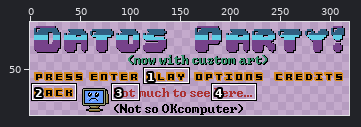
A pixel-art file gets an edit: res/textures/SpriteSheet.aseprite. The first picture is a wide view before the edit; the outline marks the close-up.
Close-up. Before the commit:
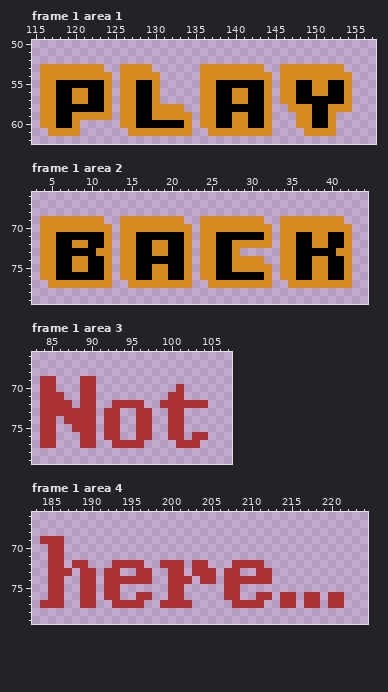
320x96 pixels, 2 frames. Shown: frame 1 area 1: x 115..157, y 50..62; frame 1 area 2: x 3..44, y 66..79; frame 1 area 3: x 83..107, y 66..79; frame 1 area 4: x 183..224, y 66..79. The old version is drawn lined up with the new one. The wide view leaves out empty margins. The commit also changed other frames or places, which this record leaves out.
Once edited:
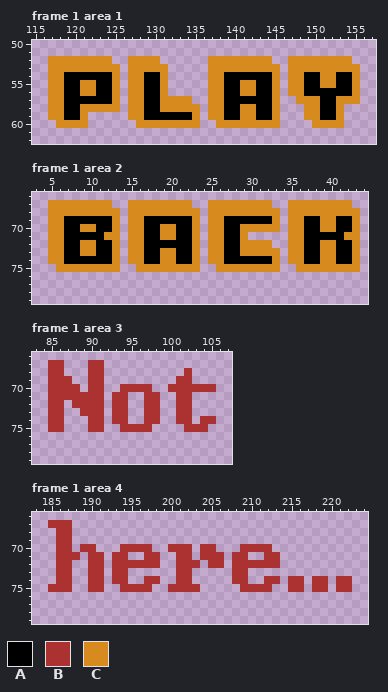
Palette (. is transparent): A #000000  B #ac3232  C #d78b1e
Change:
whole drawing moved by +4,+5 (the old picture is shown already moved)
Changed rows in their new state; - is an unchanged pixel.
Frame 1 area 1:
first column x 116:
52 -CCCCCCCC--CCCC------CCCCCCCC--CCCCCCCC-
53 .-------CC.---CC----.-------CC.-------CC
54 .--AAAAAAC.--AAC----.--AAAAAAC.--AA--AAC
55 .-C--CC-AC.-C-AC----.-C--CC-AC.-C-A-C-AC
56 .-C-A-C-AC.-C-AC----.-C-A-C-AC.-C-AA--AC
57 .-C-AA--AC.-C-ACCCC-.-C-AA--AC..CCC--C-C
58 .-C--CCC-C.-C-A---CC.-C--CC-AC-..-C-A-.-
59 .-C-A-...-.-C-AAAAAC.-C-A-C-AC--.-C-AC--
60 ..CC-C----..CCCCCC-C..CC--CC-C--..CC-C--
61 -....------........--........----....---
Frame 1 area 2:
first column x 4:
67 -CCCCCCCC--CCCCCCCC--CCCCCCCC--CCCCCCCC-
68 -CCCCCCCCC-CCCCCCCCC-CCCCCCCCC-CCCCCCCCC
69 .--AAAAAAC.--AAAAAAC.--AAAAAAC.--AA--AAC
70 .--AA--AAC.--AA--AAC.--AA----C.--AA--AAC
71 .-C------C.-C--CC-AC.-C--C...-.-C-AA---C
72 .-C-A-C-AC.-C-AA--AC.-C-A-----.-C-A-C-AC
73 .-C--CCAAC.-C-A-C-AC.-C-ACCCCC.-C--CCAAC
74 .-C-AA--AC.-C--CC-AC.-C-AAAAAC.-C-A-C-AC
75 ..CC--CC-C..CC--CC-C..CC-----C..CC--CC-C
76 .........-.........-.........-.........-
77 -........--........--........--........-
Frame 1 area 3:
first column x 84:
67 -BB---BB--------------
68 -BB---BB----------B---
69 .-BB-.-B---------BB---
70 .-BBB.-B--BBBB--B-BBBB
71 .--BB--B-BB--BB-.-B---
72 .--.B--B---..BB..--..-
73 .--..--B.-B-.-B-.-B---
74 .-B...-B.-B-.-B-.-B-BB
75 .-B-..-B..BB----..BBB-
76 ..---..-..--..--..-..-
77 ..---..--....----...--
Frame 1 area 4:
first column x 184:
67 -BBB-----------------------------------
68 --BB-----------------------------------
69 ..-B-----------------------------------
70 -.-B-BB---BBBB--BBB-BB---BBBB----------
71 -.-BB-BB-BB--BB--BB-BBB-BB--BB---------
72 -.-B..BB-----BB..-B-.BB-----BB---------
73 -.---.-B.-B-..--.-B...-.-B-..----------
74 -.-B-.-B.--..-B-.---..-.--..-B-BB-BB-BB
75 ---B-.-B..BBBB----BB---..BBBB--BB-BB-BB
76 -..--..-..--..--..-----..--..-..-..-..-
77 ...--..--....--....-----....--..-..-..-
Pixel boxes of the changes (left, top, right, bottom) in both close-ups:
changed: (40, 56, 360, 136)
changed: (40, 200, 360, 288)
changed: (40, 360, 216, 448)
changed: (40, 520, 352, 608)
